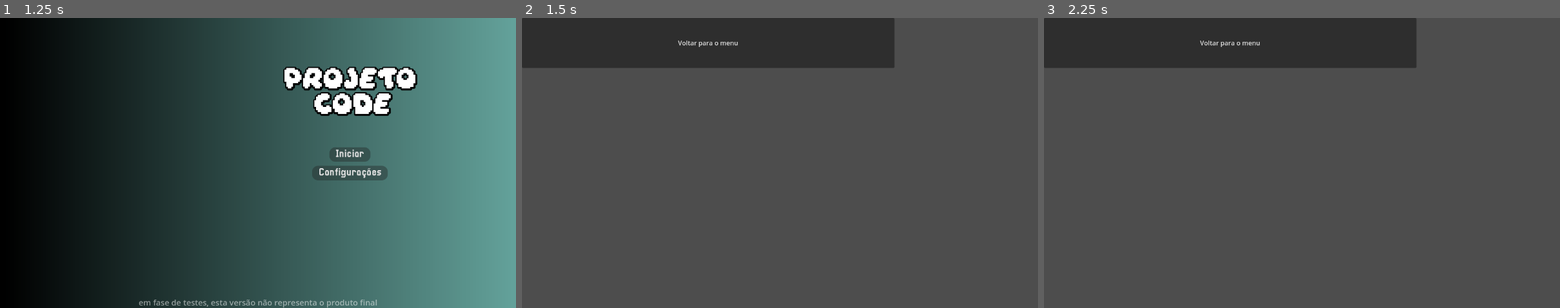
Above: before the commit, frames 1-3 (left to right).
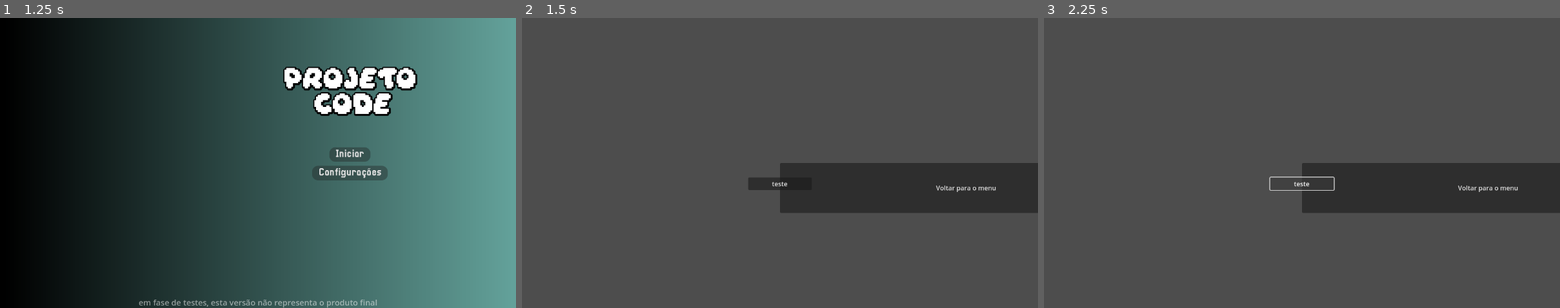
Above: after the commit, the same moments.

Repository: ggxrc/projeto-code
Game: Godot game, scene res://cenas/Orquestrador.tscn
Same seed, same stepped clock (60 frames per second), same inputs: the game is played once before the commit and once after it.
Inputs (mouse positions are in pixels of both pictures, inside the frame that each line leads up to):
- Up to frame 1 (1.25 s): click (258, 183) at 0.5 s, where only the run after the commit has a clickable "teste"
- Up to frame 2 (1.5 s): click "Iniciar" at 1.25 s
- Up to frame 3 (2.25 s): click (1302, 183) at 2 s, where only the run after the commit has a clickable "teste"

Frame 1 is identical in both runs. In frame 2, 21% of the frame differs, in the area x 0-100%, y 0-68%; in frame 3, 21%.

Commit message:
preparando-se para mais cenas

Diff:
--- /dev/null
+++ b/Cenas/CenaTeste.tscn
@@ -0,0 +1,13 @@
+[gd_scene load_steps=2 format=3 uid="uid://6kksgt7lj1ch"]
+
+[ext_resource type="Texture2D" uid="uid://djduosf43ktsl" path="res://icon.svg" id="1_o57xg"]
+
+[node name="CenaTeste" type="Node"]
+
+[node name="TextureRect" type="TextureRect" parent="."]
+anchors_preset = 15
+anchor_right = 1.0
+anchor_bottom = 1.0
+grow_horizontal = 2
+grow_vertical = 2
+texture = ExtResource("1_o57xg")
--- /dev/null
+++ b/Cenas/audio_stream_player.gd
@@ -0,0 +1,7 @@
+extends AudioStreamPlayer
+
+func _on_menu_principal_visibility_changed() -> void:
+	if is_playing():
+		stop()
+	else:
+		play()
--- /dev/null
+++ b/Cenas/menu_principal.gd
@@ -0,0 +1,5 @@
+extends TextureRect
+
+
+func _on_visibility_changed() -> void:
+	stop()
--- a/cenas/LevelSelection.tscn
+++ b/cenas/LevelSelection.tscn
@@ -9,9 +9,31 @@
 grow_vertical = 2
 
 [node name="voltar_menu" type="Button" parent="."]
-layout_mode = 0
-offset_left = 200.0
-offset_top = 301.0
-offset_right = 1124.0
-offset_bottom = 425.0
+layout_mode = 1
+anchors_preset = 8
+anchor_left = 0.5
+anchor_top = 0.5
+anchor_right = 0.5
+anchor_bottom = 0.5
+offset_left = -79.0
+offset_top = -15.5
+offset_right = 79.0
+offset_bottom = 15.5
+grow_horizontal = 2
+grow_vertical = 2
 text = "Voltar para o menu"
+
+[node name="euseilaqueporraeisso" type="Button" parent="."]
+layout_mode = 1
+anchors_preset = 8
+anchor_left = 0.5
+anchor_top = 0.5
+anchor_right = 0.5
+anchor_bottom = 0.5
+offset_left = -79.0
+offset_top = 36.0
+offset_right = 79.0
+offset_bottom = 67.0
+grow_horizontal = 2
+grow_vertical = 2
+text = "teste"
--- a/cenas/MenuPrincipal.tscn
+++ b/cenas/MenuPrincipal.tscn
@@ -1,7 +1,9 @@
-[gd_scene load_steps=7 format=3 uid="uid://iy7ihik2nwjv"]
+[gd_scene load_steps=9 format=3 uid="uid://iy7ihik2nwjv"]
 
+[ext_resource type="AudioStream" uid="uid://0to2fgqd3cgp" path="res://Sons/músicas/ADS.mp3" id="1_qerp7"]
 [ext_resource type="FontFile" uid="uid://brl3qg5td87ra" path="res://Fontes/daydream_3/Daydream.ttf" id="2_5dpk2"]
 [ext_resource type="PackedScene" uid="uid://blbkia8fnrlk7" path="res://Botões/BotãoMenu.tscn" id="2_r2p0k"]
+[ext_resource type="Script" uid="uid://rsilvaybvcp4" path="res://Cenas/audio_stream_player.gd" id="3_vju2w"]
 
 [sub_resource type="Gradient" id="Gradient_r2p0k"]
 colors = PackedColorArray(0, 0, 0, 1, 0.389219, 0.632897, 0.604017, 1)
@@ -31,6 +33,13 @@
 grow_vertical = 2
 texture = SubResource("GradientTexture2D_qerp7")
 expand_mode = 2
+
+[node name="AudioStreamPlayer" type="AudioStreamPlayer" parent="."]
+stream = ExtResource("1_qerp7")
+volume_db = -13.558
+autoplay = true
+parameters/looping = true
+script = ExtResource("3_vju2w")
 
 [node name="MarginContainer" type="MarginContainer" parent="."]
 layout_mode = 1
@@ -80,3 +89,5 @@
 layout_mode = 2
 text = "Configurações"
 icon_alignment = 1
+
+[connection signal="visibility_changed" from="." to="AudioStreamPlayer" method="_on_menu_principal_visibility_changed"]
--- a/project.godot
+++ b/project.godot
@@ -30,6 +30,7 @@
 [file_customization]
 
 folder_colors={
+"res://Cenas/": "green",
 "res://cenas/": "green"
 }
 
Not shown, added: Cenas/audio_stream_player.gd.uid
Not shown, added: Cenas/menu_principal.gd.uid
